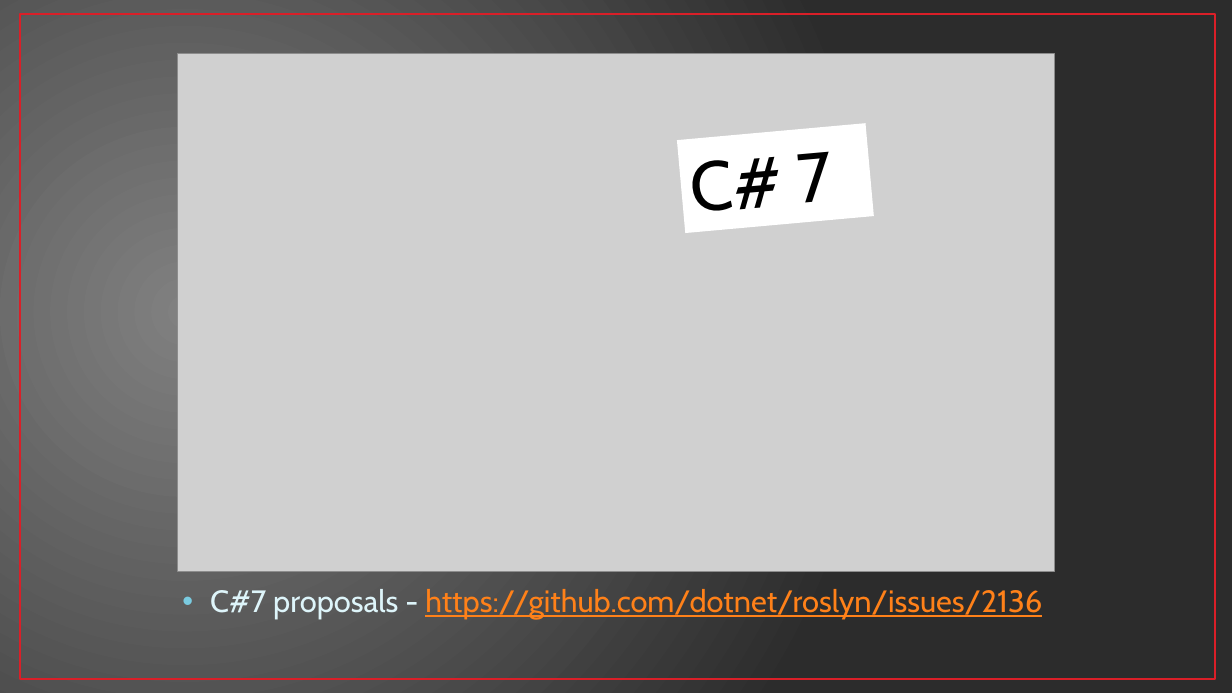
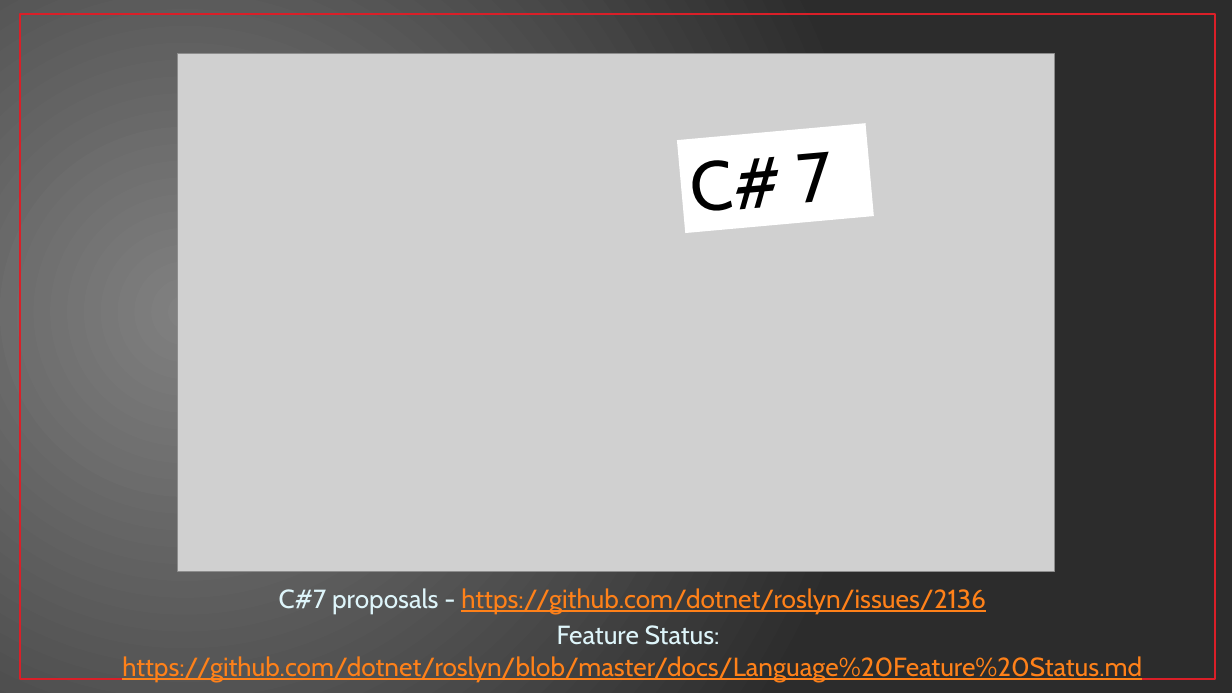
Before and after one commit to jwooley/RoslynAndYou, a slide deck: slide 6 of RoslynAndYou.pptx. Drawn at 1232x693 pixels with LibreOffice and Linux fonts; fonts in the diff are those of the drawing; grey boxes stand for pictures. Boxes give left, top, right and bottom in pixels: in the first picture for what was removed or moved away, otherwise in the second. Text is boxed around its words. In the diff, an @@ line names an element or a change of style, - is before the commit and + after.

```diff
--- a/RoslynAndYou.pptx
+++ b/RoslynAndYou.pptx
@@ text at bbox=[279, 588, 986, 614]: size 24 to 20.4 pt in "C#7 proposals - https://github.com/dotnet/roslyn/issues/2136"; bullet • to none @@
@@ text at bbox=[122, 625, 1142, 682]: paragraph added @@
+Feature Status: https://github.com/dotnet/roslyn/blob/master/docs/Language%20Feature%20Status.md
```
Also in this commit, not shown: 4 other slides changed, 3 other files.
